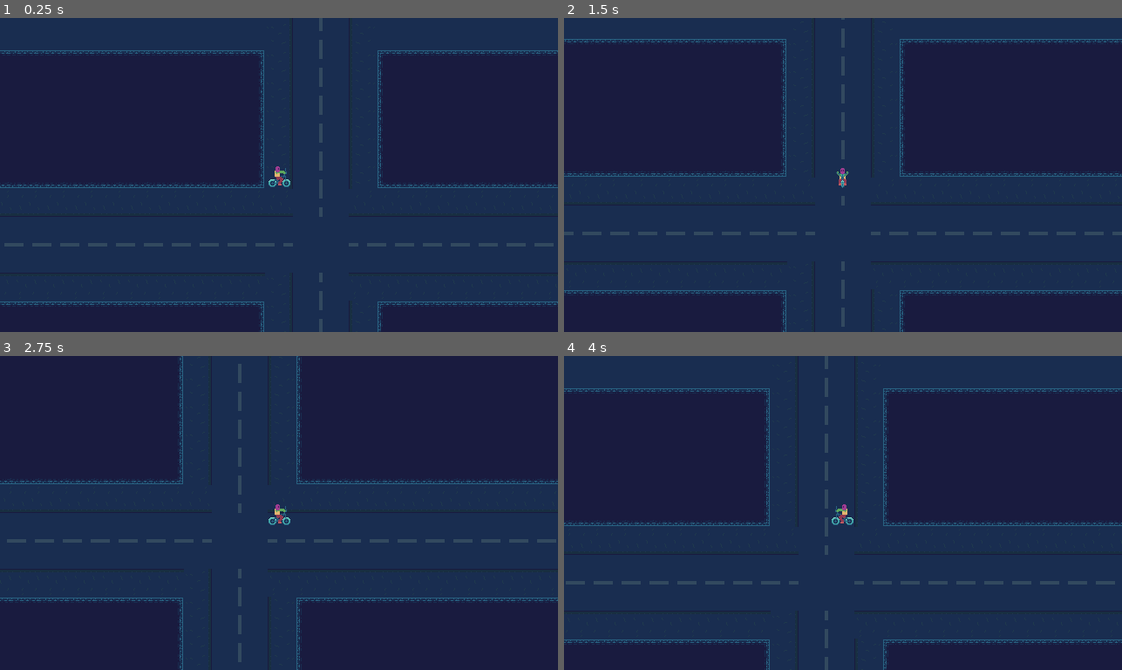
Above: before the commit, frames 1-4 (two rows, left to right).
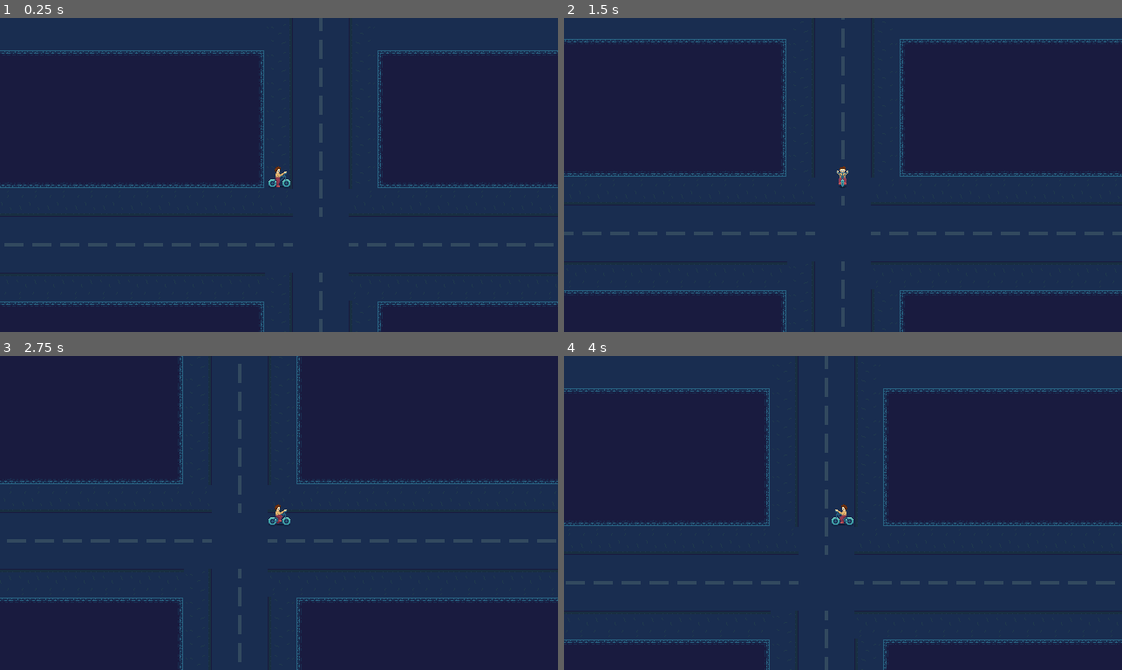
Above: after the commit, the same moments.

Repository: hawkstein/ludum-dare-59-signal
Game: Godot game, scene res://main.tscn
Same seed, same stepped clock (60 frames per second), same inputs: the game is played once before the commit and once after it.
Inputs:
- Up to frame 1 (0.25 s): no input
- Up to frame 2 (1.5 s): tap Enter at 0.5 s; hold Right (right) 0.53-1.28 s; tap Space (lock_line) at 0.6, 1.35 s; hold Down (down) from 1.28 s (still down)
- Up to frame 3 (2.75 s): release Down (down) at 2.03 s; hold Right (right) from 2.03 s (still down); tap Space (lock_line) at 2.1 s
- Up to frame 4 (4 s): release Right (right) at 2.78 s; hold Up (up) 2.78-3.53 s; tap Space (lock_line) at 2.85, 3.6 s; hold Left (left) from 3.53 s (still down)

The runs differ from the first frame. In frame 1, less than 0.1% of the frame differs, in the area x 48-52%, y 47-55%; in frame 2, less than 0.1%; in frame 3, less than 0.1%; in frame 4, less than 0.1%.

Commit message:
update player anims

Diff:
--- a/player/player.gd
+++ b/player/player.gd
@@ -68,7 +68,16 @@
 		animated_sprite.flip_h = false
 	elif current_direction == Vector2i.DOWN:
 		animated_sprite.play("down")
-	# noop: If we've stopped (ZERO), stay the same
+	elif current_direction == Vector2i.ZERO:
+		var current_anim := animated_sprite.animation
+		if current_anim.ends_with("_idle"):
+			return
+		if current_anim == "up":
+			animated_sprite.play("up_idle")
+		elif current_anim == "down":
+			animated_sprite.play("down_idle")
+		else:
+			animated_sprite.play("sideways_idle")
 
 func _update_particles() -> void:
 	if speed >= 2.0:
--- a/player/player.json
+++ b/player/player.json
@@ -22,6 +22,54 @@
     "spriteSourceSize": { "x": 0, "y": 0, "w": 32, "h": 32 },
     "sourceSize": { "w": 32, "h": 32 },
     "duration": 100
+   },
+   "player 3.aseprite": {
+    "frame": { "x": 96, "y": 0, "w": 32, "h": 32 },
+    "rotated": false,
+    "trimmed": false,
+    "spriteSourceSize": { "x": 0, "y": 0, "w": 32, "h": 32 },
+    "sourceSize": { "w": 32, "h": 32 },
+    "duration": 100
+   },
+   "player 4.aseprite": {
+    "frame": { "x": 128, "y": 0, "w": 32, "h": 32 },
+    "rotated": false,
+    "trimmed": false,
+    "spriteSourceSize": { "x": 0, "y": 0, "w": 32, "h": 32 },
+    "sourceSize": { "w": 32, "h": 32 },
+    "duration": 100
+   },
+   "player 5.aseprite": {
+    "frame": { "x": 160, "y": 0, "w": 32, "h": 32 },
+    "rotated": false,
+    "trimmed": false,
+    "spriteSourceSize": { "x": 0, "y": 0, "w": 32, "h": 32 },
+    "sourceSize": { "w": 32, "h": 32 },
+    "duration": 100
+   },
+   "player 6.aseprite": {
+    "frame": { "x": 192, "y": 0, "w": 32, "h": 32 },
+    "rotated": false,
+    "trimmed": false,
+    "spriteSourceSize": { "x": 0, "y": 0, "w": 32, "h": 32 },
+    "sourceSize": { "w": 32, "h": 32 },
+    "duration": 100
+   },
+   "player 7.aseprite": {
+    "frame": { "x": 224, "y": 0, "w": 32, "h": 32 },
+    "rotated": false,
+    "trimmed": false,
+    "spriteSourceSize": { "x": 0, "y": 0, "w": 32, "h": 32 },
+    "sourceSize": { "w": 32, "h": 32 },
+    "duration": 100
+   },
+   "player 8.aseprite": {
+    "frame": { "x": 256, "y": 0, "w": 32, "h": 32 },
+    "rotated": false,
+    "trimmed": false,
+    "spriteSourceSize": { "x": 0, "y": 0, "w": 32, "h": 32 },
+    "sourceSize": { "w": 32, "h": 32 },
+    "duration": 100
    }
  },
  "meta": {
@@ -29,19 +77,22 @@
   "version": "1.3.17-arm64",
   "image": "player.png",
   "format": "RGBA8888",
-  "size": { "w": 96, "h": 32 },
+  "size": { "w": 288, "h": 32 },
   "scale": "1",
   "frameTags": [
-   { "name": "sideways", "from": 0, "to": 0, "direction": "forward", "color": "#000000ff" },
-   { "name": "up", "from": 1, "to": 1, "direction": "forward", "color": "#000000ff" },
-   { "name": "down", "from": 2, "to": 2, "direction": "forward", "color": "#000000ff" }
+   { "name": "sideways", "from": 0, "to": 2, "direction": "forward", "color": "#000000ff" },
+   { "name": "up", "from": 3, "to": 5, "direction": "forward", "color": "#000000ff" },
+   { "name": "down", "from": 7, "to": 8, "direction": "forward", "color": "#000000ff" }
   ],
   "layers": [
-   { "name": "Layer 2", "opacity": 255, "blendMode": "normal" },
-   { "name": "Layer 2 Copy", "opacity": 255, "blendMode": "normal" },
-   { "name": "Layer 3", "opacity": 255, "blendMode": "normal" },
-   { "name": "body", "opacity": 255, "blendMode": "normal" },
-   { "name": "head", "opacity": 255, "blendMode": "normal" }
+   { "name": "shadow", "opacity": 255, "blendMode": "normal" },
+   { "name": "Player" },
+   { "name": "Wheel", "group": "Player", "opacity": 255, "blendMode": "normal" },
+   { "name": "Wheel", "group": "Player", "opacity": 255, "blendMode": "normal" },
+   { "name": "backleg", "group": "Player", "opacity": 255, "blendMode": "normal" },
+   { "name": "bike", "group": "Player", "opacity": 255, "blendMode": "normal" },
+   { "name": "body", "group": "Player", "opacity": 255, "blendMode": "normal" },
+   { "name": "head", "group": "Player", "opacity": 255, "blendMode": "normal" }
   ],
   "slices": [
   ]
--- a/player/player.tscn
+++ b/player/player.tscn
@@ -20,23 +20,60 @@
 scale_max = 4.0
 color_ramp = SubResource("GradientTexture1D_g1dw6")
 
+[sub_resource type="AtlasTexture" id="AtlasTexture_rkbax"]
+atlas = ExtResource("2_rkbax")
+region = Rect2(192, 0, 32, 32)
+
 [sub_resource type="AtlasTexture" id="AtlasTexture_g1dw6"]
 atlas = ExtResource("2_rkbax")
-region = Rect2(64, 0, 32, 32)
+region = Rect2(224, 0, 32, 32)
+
+[sub_resource type="AtlasTexture" id="AtlasTexture_qjkh3"]
+atlas = ExtResource("2_rkbax")
+region = Rect2(256, 0, 32, 32)
 
 [sub_resource type="AtlasTexture" id="AtlasTexture_yw30f"]
 atlas = ExtResource("2_rkbax")
 region = Rect2(0, 0, 32, 32)
 
-[sub_resource type="AtlasTexture" id="AtlasTexture_qjkh3"]
+[sub_resource type="AtlasTexture" id="AtlasTexture_g6k8r"]
 atlas = ExtResource("2_rkbax")
 region = Rect2(32, 0, 32, 32)
+
+[sub_resource type="AtlasTexture" id="AtlasTexture_boad6"]
+atlas = ExtResource("2_rkbax")
+region = Rect2(0, 0, 32, 32)
+
+[sub_resource type="AtlasTexture" id="AtlasTexture_rgyib"]
+atlas = ExtResource("2_rkbax")
+region = Rect2(64, 0, 32, 32)
+
+[sub_resource type="AtlasTexture" id="AtlasTexture_hg6s5"]
+atlas = ExtResource("2_rkbax")
+region = Rect2(160, 0, 32, 32)
+
+[sub_resource type="AtlasTexture" id="AtlasTexture_8t03j"]
+atlas = ExtResource("2_rkbax")
+region = Rect2(96, 0, 32, 32)
+
+[sub_resource type="AtlasTexture" id="AtlasTexture_2ieo8"]
+atlas = ExtResource("2_rkbax")
+region = Rect2(128, 0, 32, 32)
 
 [sub_resource type="SpriteFrames" id="SpriteFrames_g6k8r"]
 animations = [{
 "frames": [{
 "duration": 1.0,
+"texture": SubResource("AtlasTexture_rkbax")
+}, {
+"duration": 1.0,
 "texture": SubResource("AtlasTexture_g1dw6")
+}, {
+"duration": 1.0,
+"texture": SubResource("AtlasTexture_rkbax")
+}, {
+"duration": 1.0,
+"texture": SubResource("AtlasTexture_qjkh3")
 }],
 "loop": true,
 "name": &"down",
@@ -44,7 +81,24 @@
 }, {
 "frames": [{
 "duration": 1.0,
+"texture": SubResource("AtlasTexture_g1dw6")
+}],
+"loop": true,
+"name": &"down_idle",
+"speed": 5.0
+}, {
+"frames": [{
+"duration": 1.0,
 "texture": SubResource("AtlasTexture_yw30f")
+}, {
+"duration": 1.0,
+"texture": SubResource("AtlasTexture_g6k8r")
+}, {
+"duration": 1.0,
+"texture": SubResource("AtlasTexture_boad6")
+}, {
+"duration": 1.0,
+"texture": SubResource("AtlasTexture_rgyib")
 }],
 "loop": true,
 "name": &"sideways",
@@ -52,10 +106,35 @@
 }, {
 "frames": [{
 "duration": 1.0,
-"texture": SubResource("AtlasTexture_qjkh3")
+"texture": SubResource("AtlasTexture_g6k8r")
+}],
+"loop": true,
+"name": &"sideways_idle",
+"speed": 5.0
+}, {
+"frames": [{
+"duration": 1.0,
+"texture": SubResource("AtlasTexture_hg6s5")
+}, {
+"duration": 1.0,
+"texture": SubResource("AtlasTexture_8t03j")
+}, {
+"duration": 1.0,
+"texture": SubResource("AtlasTexture_hg6s5")
+}, {
+"duration": 1.0,
+"texture": SubResource("AtlasTexture_2ieo8")
 }],
 "loop": true,
 "name": &"up",
+"speed": 5.0
+}, {
+"frames": [{
+"duration": 1.0,
+"texture": SubResource("AtlasTexture_8t03j")
+}],
+"loop": true,
+"name": &"up_idle",
 "speed": 5.0
 }]
 
@@ -91,8 +170,8 @@
 [node name="AnimatedSprite2D" type="AnimatedSprite2D" parent="." unique_id=1843323550]
 texture_filter = 1
 sprite_frames = SubResource("SpriteFrames_g6k8r")
-animation = &"sideways"
-autoplay = "sideways"
+animation = &"up_idle"
+autoplay = "sideways_idle"
 
 [node name="LeftMarker" type="Marker2D" parent="." unique_id=1538066783]
 position = Vector2(9, 13)
Binary file changed: player/player.png
